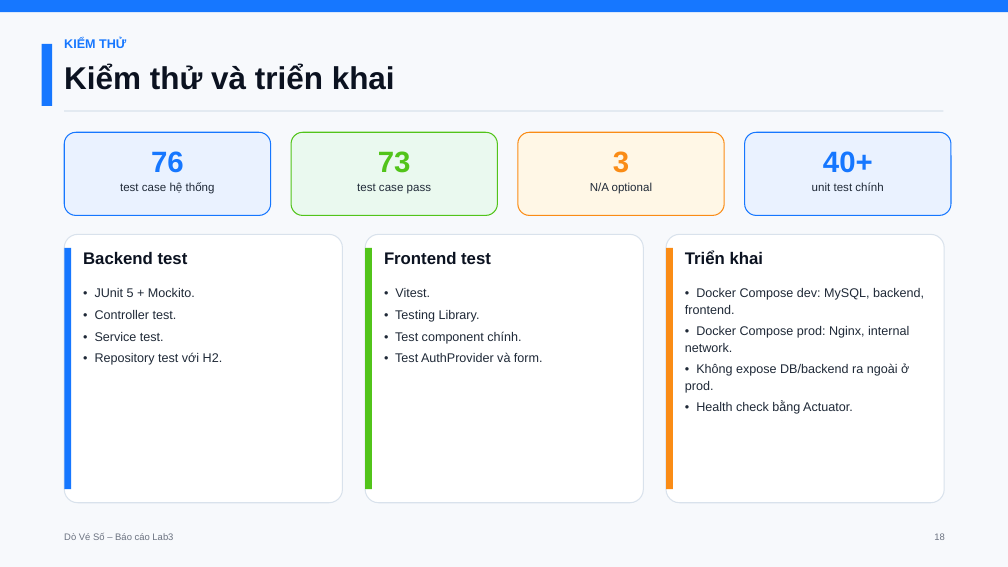
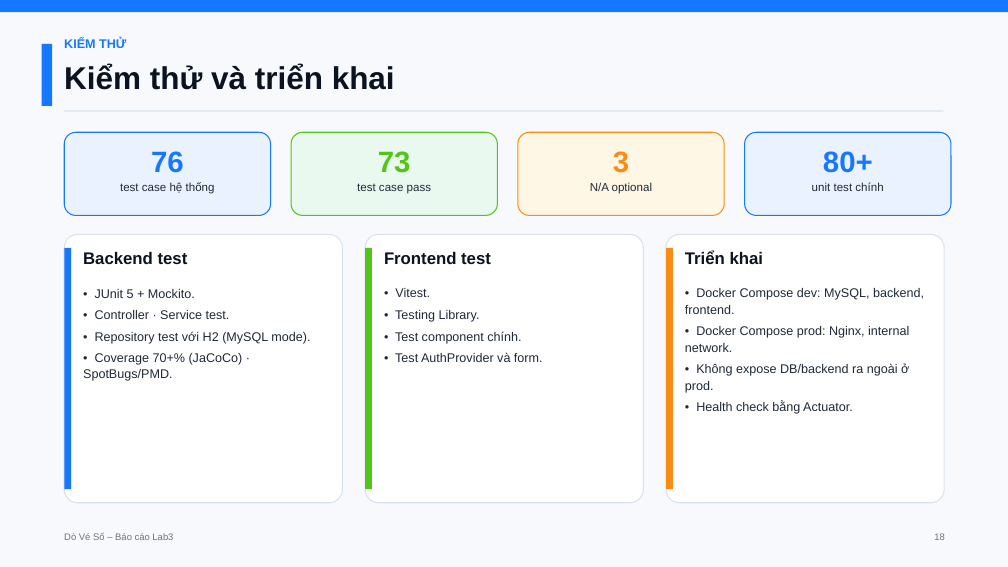
Before and after one commit to Stratoze/lab301, a slide deck: slide 18 of Task 9/Presentation/DoVeSo_BaoCao_Lab3.pptx. Drawn at 1008x567 pixels with LibreOffice and Linux fonts; fonts in the diff are those of the drawing. Boxes give left, top, right and bottom in pixels: in the first picture for what was removed or moved away, otherwise in the second. Text is boxed around its words. In the diff, an @@ line names an element or a change of style, - is before the commit and + after.

```diff
--- a/Task 9/Presentation/DoVeSo_BaoCao_Lab3.pptx
+++ b/Task 9/Presentation/DoVeSo_BaoCao_Lab3.pptx
@@ text at (823, 151, 873, 173): text changed @@
-40+
+80+
@@ text at (83, 310, 310, 381): text changed @@
-• Controller test.
-• Service test.
-• Repository test với H2.
+• Controller · Service test.
+• Repository test với H2 (MySQL mode).
+• Coverage 70+% (JaCoCo) · SpotBugs/PMD.
```
Also in this commit, not shown: 11 other slides changed, 6 other files.
